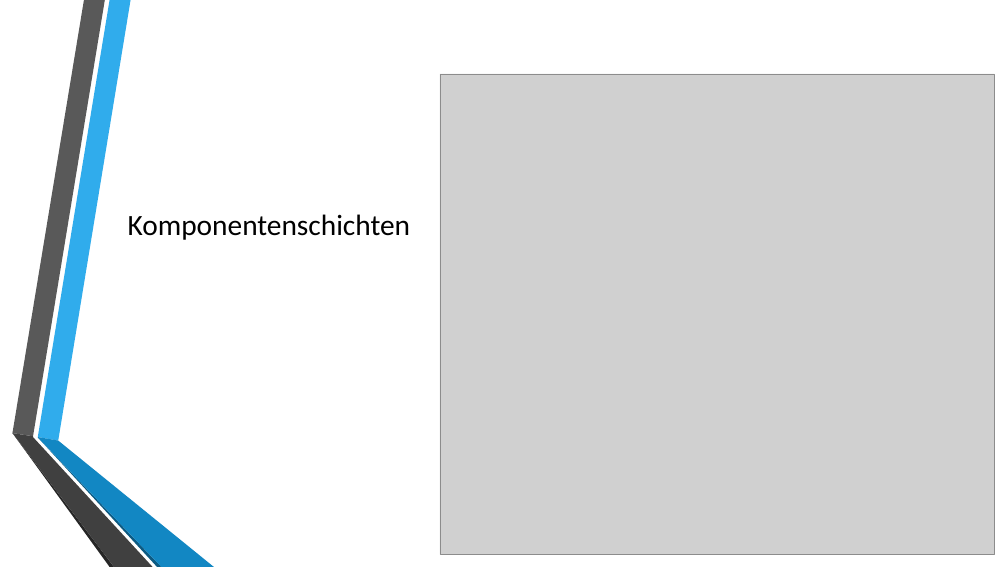
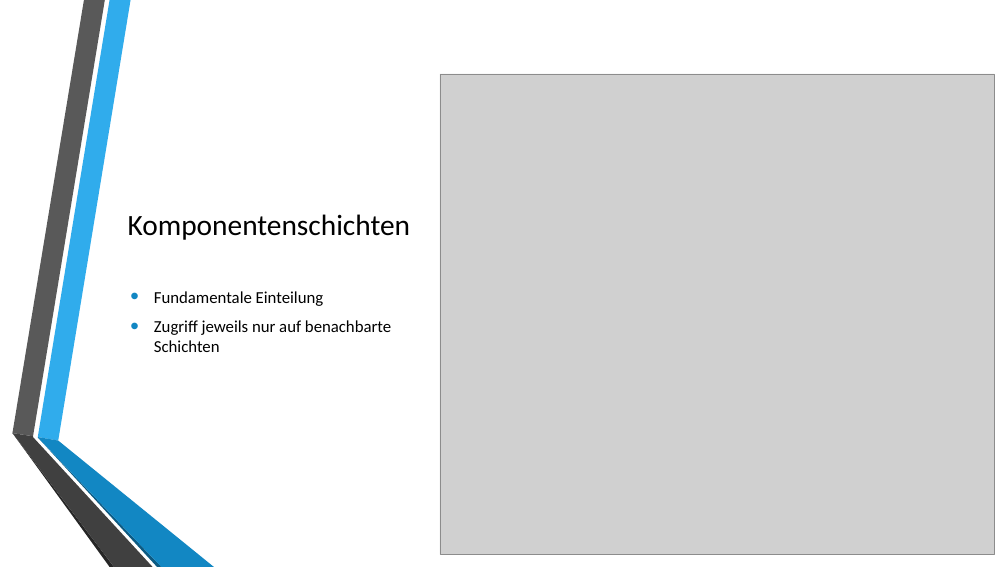
Before and after one commit to autarchprinceps/Conference-System, a slide deck: slide 6 of Präsentation/Präsentation.pptx. Drawn at 1008x567 pixels with LibreOffice and Linux fonts; fonts in the diff are those of the drawing; grey boxes stand for pictures; background and template pictures are left out. Boxes give left, top, right and bottom in pixels: in the first picture for what was removed or moved away, otherwise in the second. Text is boxed around its words. In the diff, an @@ line names an element or a change of style, - is before the commit and + after.

```diff
--- a/Präsentation/Präsentation.pptx
+++ b/Präsentation/Präsentation.pptx
@@ text added at (154,291,391,352), 16 pt, text #000000 @@
+• Fundamentale Einteilung
+• Zugriff jeweils nur auf benachbarte Schichten
```
Also in this commit, not shown: 1 other file.
